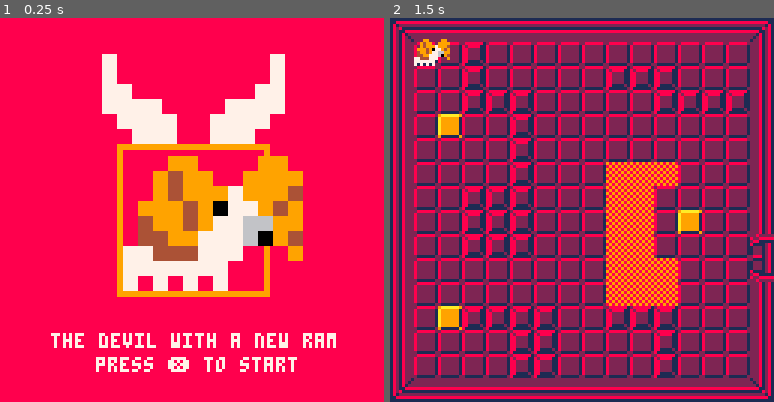
Above: before the commit, frames 1-2 (left to right).
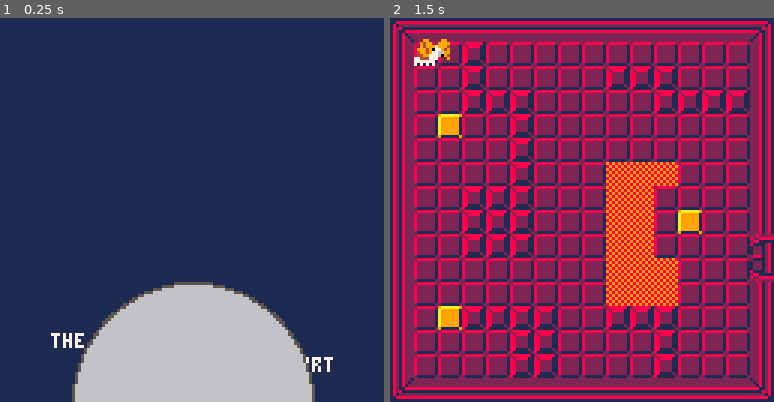
Above: after the commit, the same moments.

Repository: woofers/discord-jam-2
Game: PICO-8 cartridge discord-jam-2.p8
Same seed, same stepped clock (60 frames per second), same inputs: the game is played once before the commit and once after it.
Inputs:
- Up to frame 1 (0.25 s): no input
- Up to frame 2 (1.5 s): tap O (Z key) at 0.33, 0.7, 1.43 s; tap X (X key) at 1.07 s

The runs differ from the first frame. In frame 1, 100% of the frame differs, in the area x 0-100%, y 0-100%; in frame 2, nothing differs.

Commit message:
Update discord-jam-2.p8

Diff:
--- a/discord-jam-2.p8
+++ b/discord-jam-2.p8
@@ -834,20 +834,20 @@
 end
 
 function menu:render(dt)
-   bg(8)
-
-   print("the devil with a new ram", 17, 105, 7)
-   print("press ❎ to start", 32, 113, 7)
+   bg(1)
+
+   print("the pickle tickler", 17, 105, 7)
+   print("press space to start", 32, 113, 7)
+
+   --drawing a moon
+   draw_circle(64, 128, 40, 5, 1, 6)
 
    -- draw frame
-   draw_rectangle(39, 42, 50, 50, 9, 2, 8)
+   --draw_rectangle(39, 42, 50, 50, 9, 2, 8)
 
    -- draw ram
-   sspr(0, 32, 16, 16, 41, 46, 80, 80)
-
-   -- draw horns
-   sspr(40, 32, 8, 8, 55, 2, 40, 40)
-   sspr(40, 32, 8, 8, 34, 2, 40, 40, true)
+   --sspr(0, 32, 16, 16, 41, 46, 80, 80)
+
 end
 
 local play = {}
@@ -936,6 +936,17 @@
        draw_rectangle(x + border, y + border, width - 2 * border, height - 2 * border, border_color)
    end
 end
+
+function draw_circle(x, y, radius, color, border, border_color)
+   border = border or 0
+   border_color = border_color or 0
+
+   circfill(x, y, radius, color)
+   if border > 0 then
+       draw_circle(x, y, radius - border, border_color)
+   end
+end
+
 
 function random(min, max)
    return min + flr(rnd(max - min))
